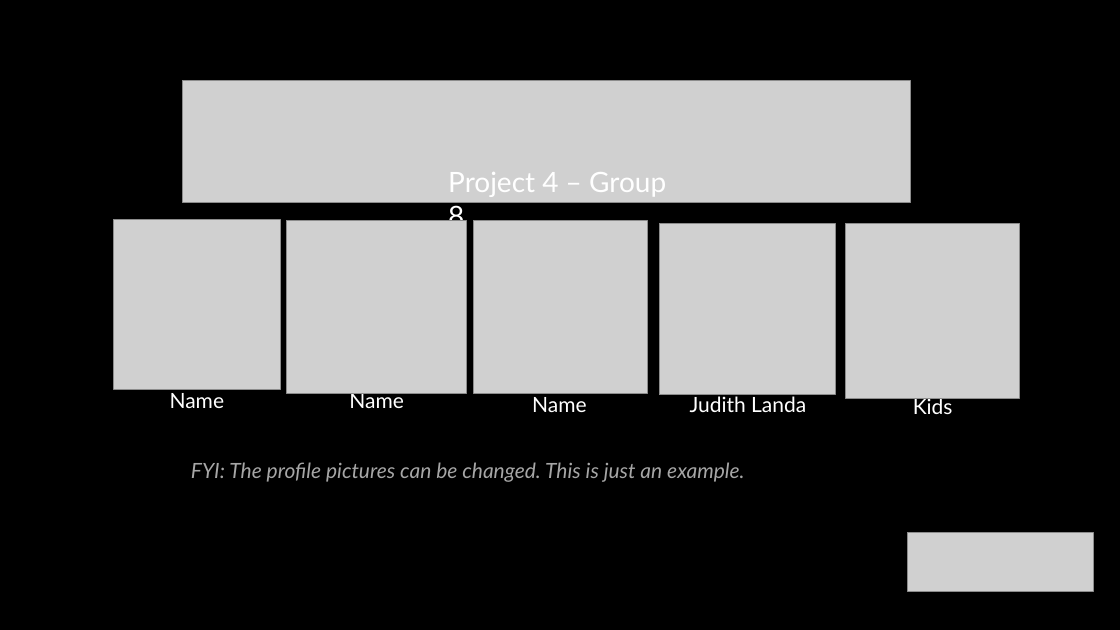
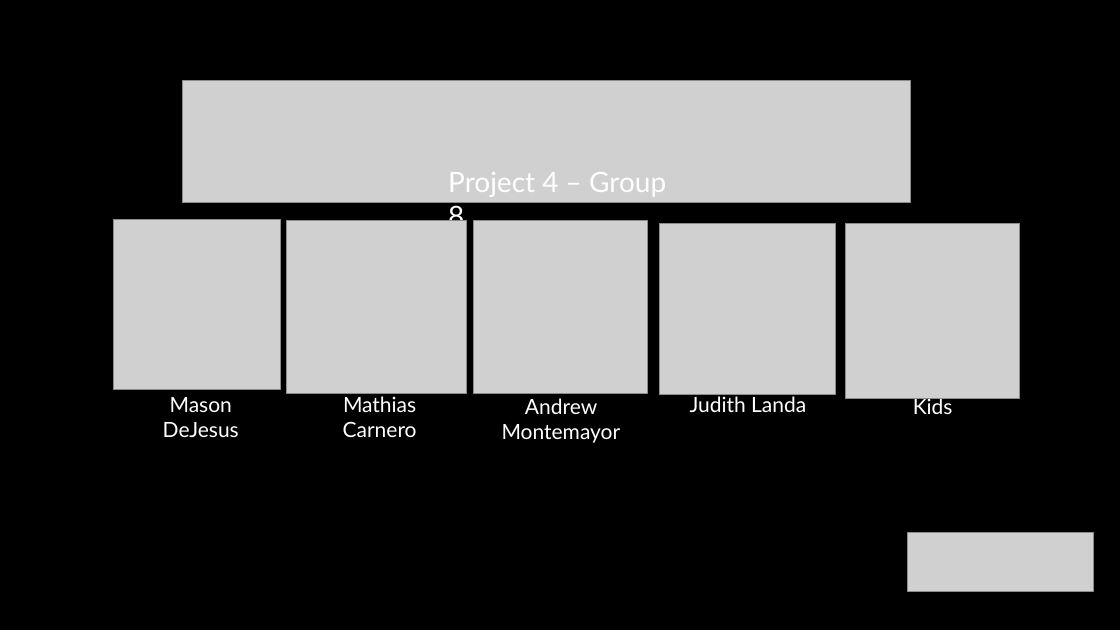
Before and after one commit to ajmonte0920/BootCamp24-project-4-group-08, a slide deck: slide 2 of Project 4_Group 8_Slide Deck.pptx. Drawn at 1120x630 pixels with LibreOffice and Linux fonts; fonts in the diff are those of the drawing; grey boxes stand for pictures. Boxes give left, top, right and bottom in pixels: in the first picture for what was removed or moved away, otherwise in the second. Text is boxed around its words. In the diff, an @@ line names an element or a change of style, - is before the commit and + after.

```diff
--- a/Project 4_Group 8_Slide Deck.pptx
+++ b/Project 4_Group 8_Slide Deck.pptx
@@ text at <box>163,397,239,437</box>: text changed @@
-Name
+Mason DeJesus
@@ text at <box>343,396,417,437</box>: text changed @@
-Name
+Mathias Carnero
@@ text at <box>502,398,621,443</box>: text changed @@
-Name
+Andrew Montemayor
@@ text removed at <box>191,462,744,482</box> @@
-FYI: The profile pictures can be changed. This is just an example.
```
Also in this commit, not shown: 3 other slides changed, 4 slides added, 3 slides removed, 8 other files.
